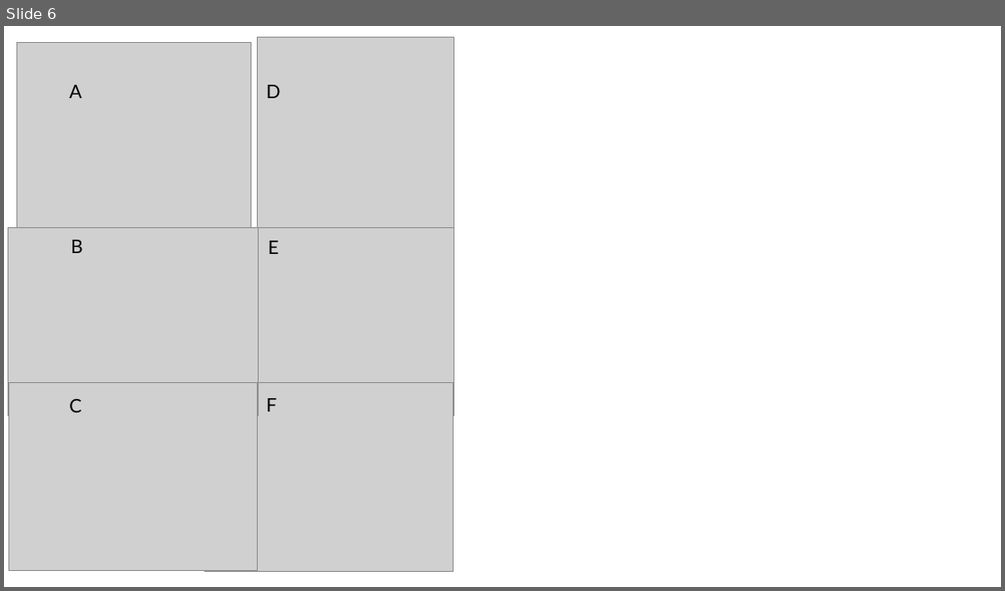
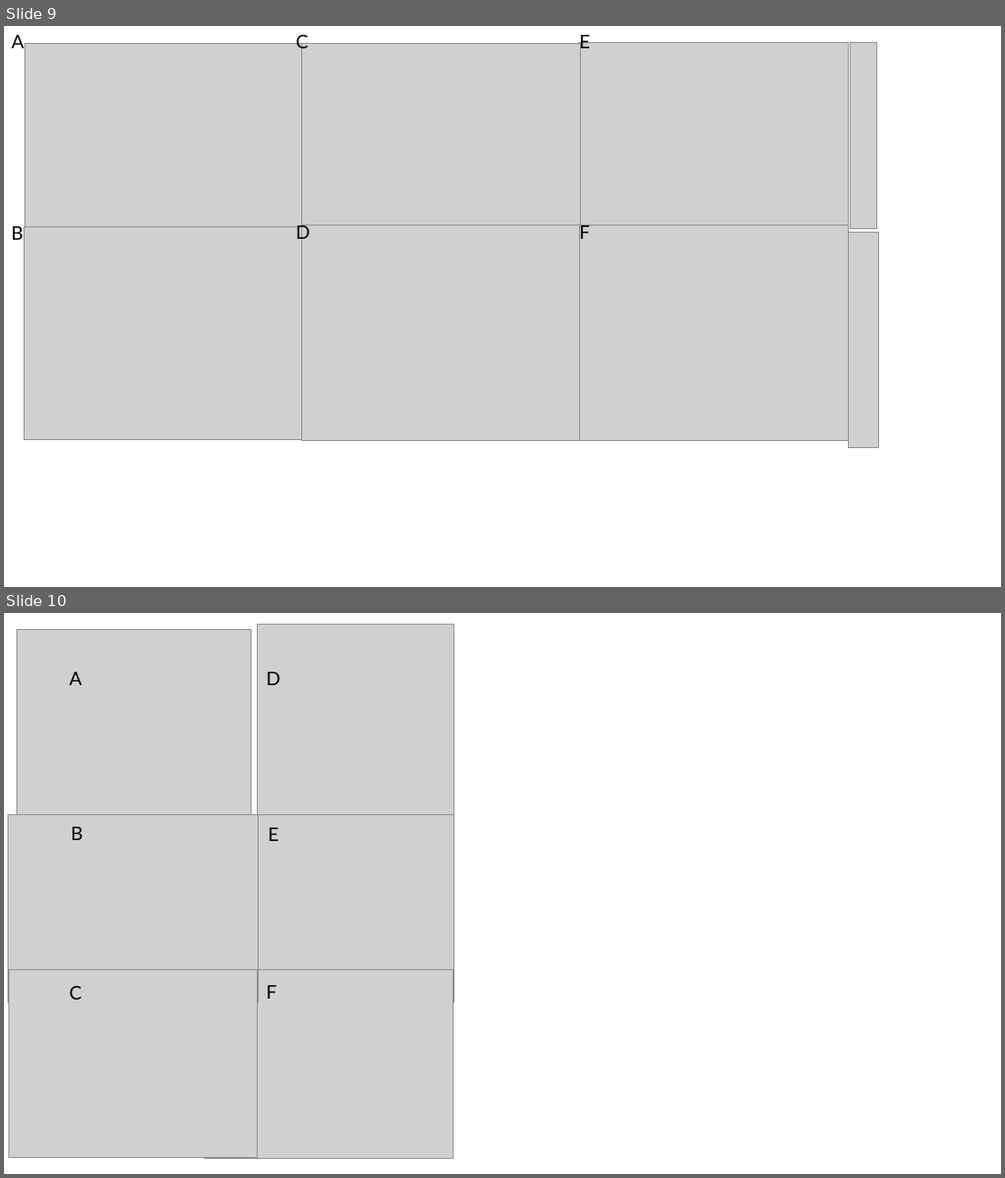
Before and after one commit to ckadelka/epidemic-waves, a slide deck: all_figures.pptx. Shown one above the other, each under a label of ours: slide 6 before the commit, slides 9 and 10 after it. The pictures are 1005x591 and 1005x1178 pixels, drawn with LibreOffice and Linux fonts; fonts in the diff are those of the drawing; grey boxes stand for pictures. Boxes give left, top, right and bottom in pixels: in the first picture for what was removed or moved away, otherwise in the second. Text is boxed around its words. In the diff, an @@ line names an element or a change of style, - is before the commit and + after.

```diff
--- a/all_figures.pptx
+++ b/all_figures.pptx
@@ slide 9 added at [4,26,1001,587], background #FFFFFF @@
@@ text added at [11,35,24,48], 18 pt, text #000000 @@
+A
@@ picture added at [25,43,303,258] @@
@@ text added at [296,31,308,52], 18 pt, text #000000 @@
+C
@@ picture added at [302,43,581,258] @@
@@ text added at [579,31,590,52], 18 pt, text #000000 @@
+E
@@ picture added at [580,42,849,257] @@
@@ picture added at [850,42,877,228] @@
@@ text added at [11,226,24,240], 18 pt, text #000000 @@
+B
@@ picture added at [24,226,302,440] @@
@@ text added at [296,223,310,243], 18 pt, text #000000 @@
+D
@@ picture added at [302,224,581,440] @@
@@ picture added at [579,224,849,440] @@
@@ text added at [579,223,590,243], 18 pt, text #000000 @@
+F
@@ picture added at [849,232,879,447] @@
@@ what was slide 6 is now slide 10 @@
```
Also in this commit, not shown: 2 slides changed, 3 other slides added, 4 other files.
